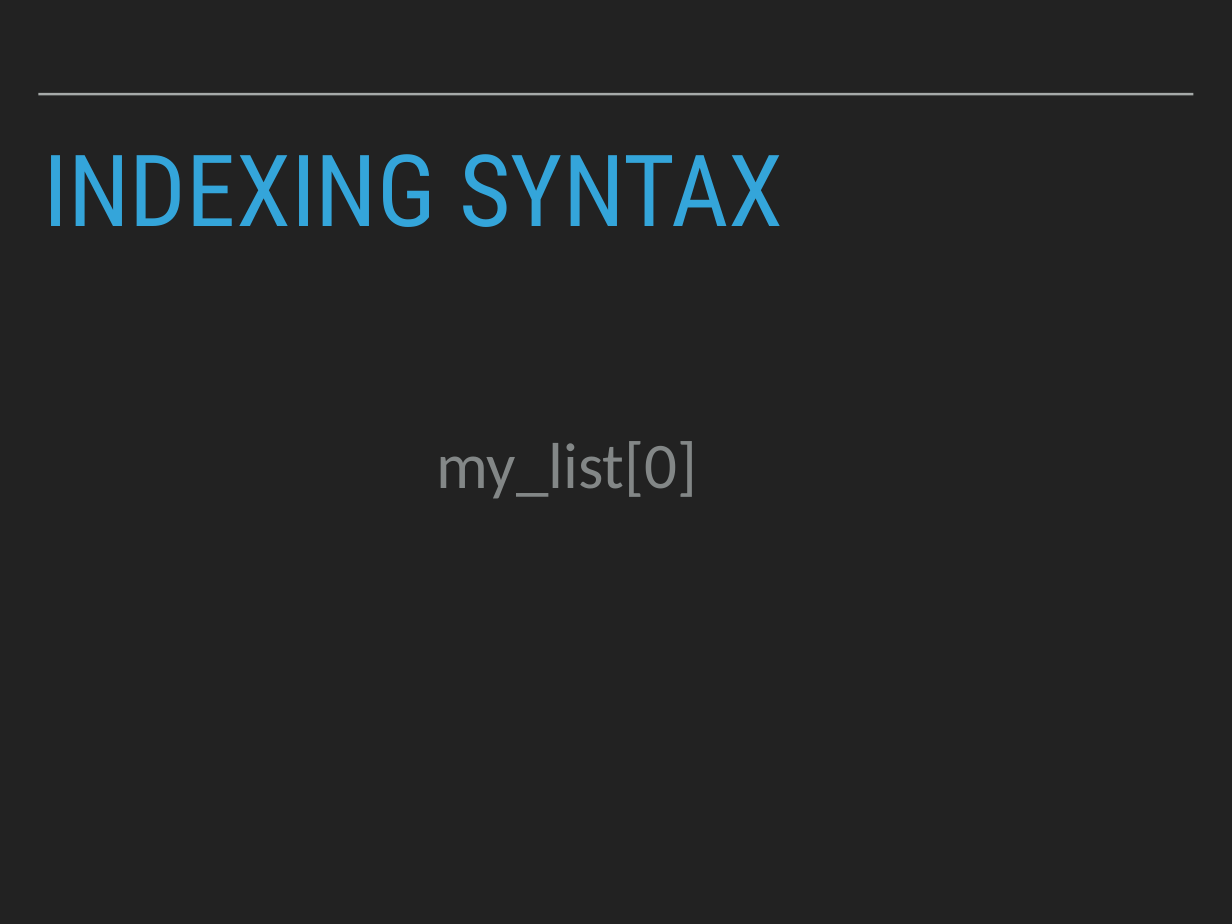
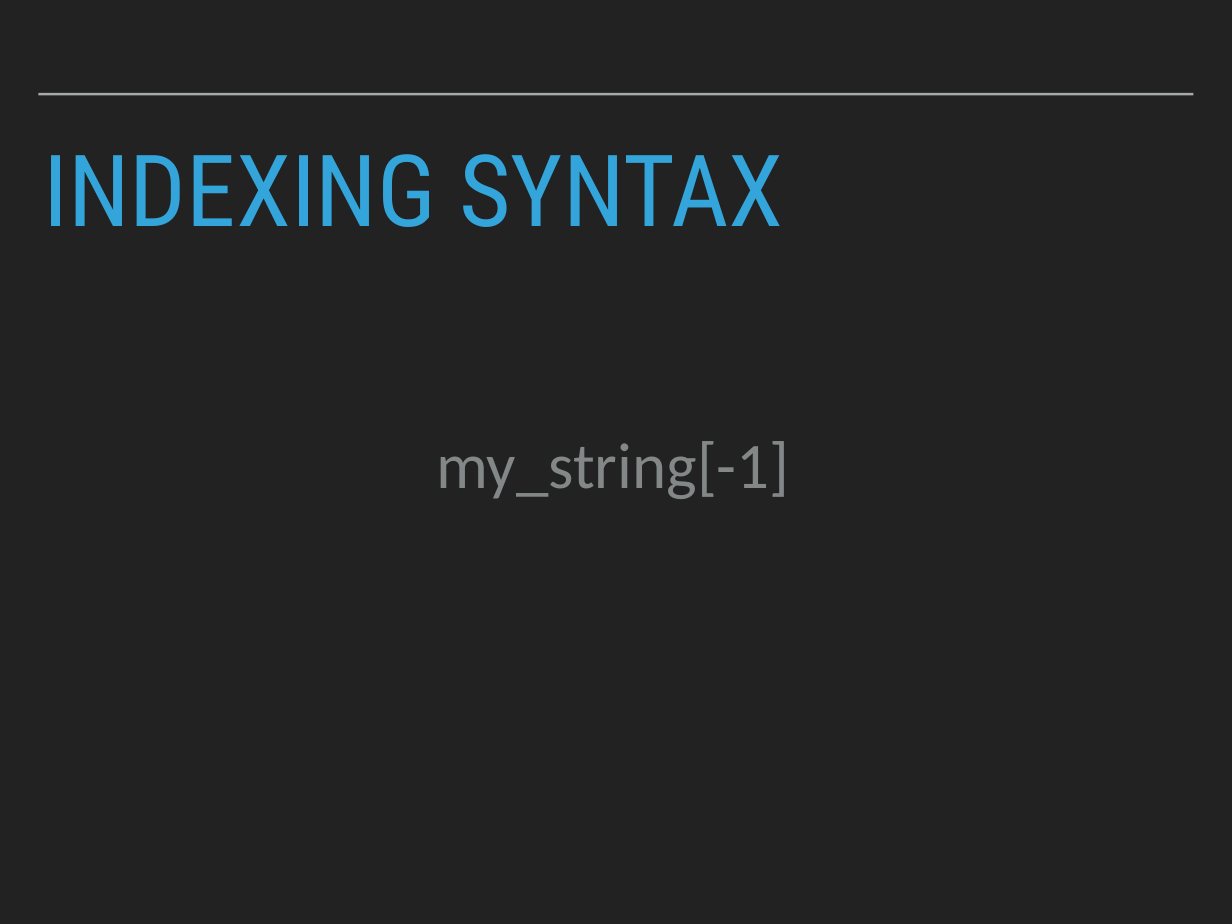
Before and after one commit to robcarrington/Week1_PythonForDataScience, a slide deck: slide 55 of Session1_Slides.pptx (slide 85 before the commit). Drawn at 1232x924 pixels with LibreOffice and Linux fonts; fonts in the diff are those of the drawing. Boxes give left, top, right and bottom in pixels: in the first picture for what was removed or moved away, otherwise in the second. Text is boxed around its words. In the diff, an @@ line names an element or a change of style, - is before the commit and + after.

```diff
--- a/Session1_Slides.pptx
+++ b/Session1_Slides.pptx
@@ text at (x1=436, y1=441, x2=789, y2=499): text changed @@
-my_list[0]
+my_string[-1]
```
Also in this commit, not shown: 19 other slides changed, 16 slides added, 12 slides removed, 4 other files.
